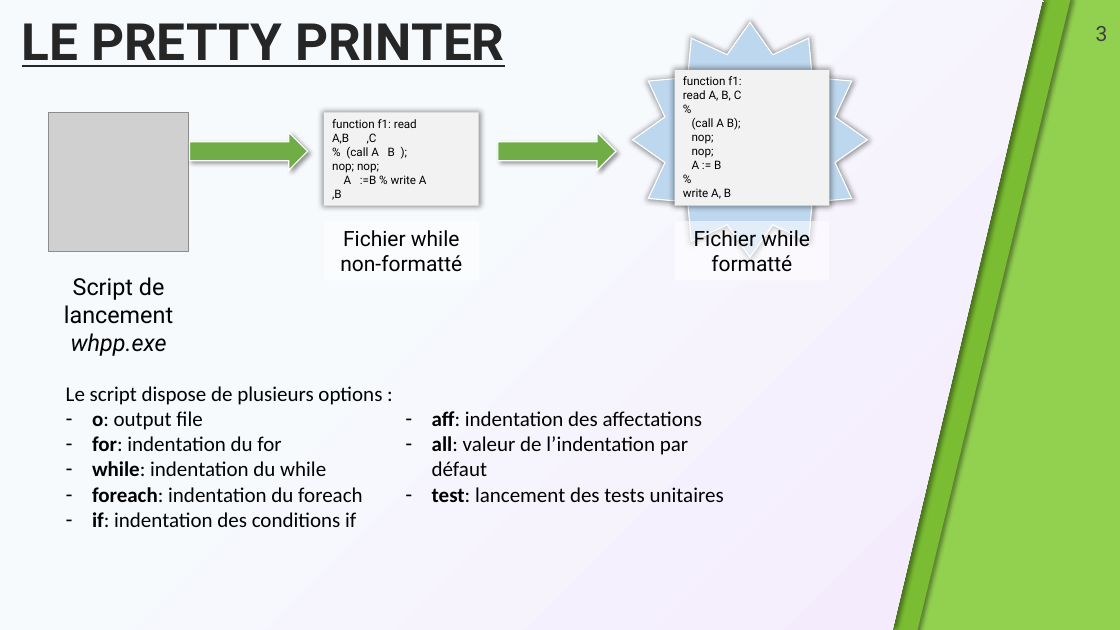
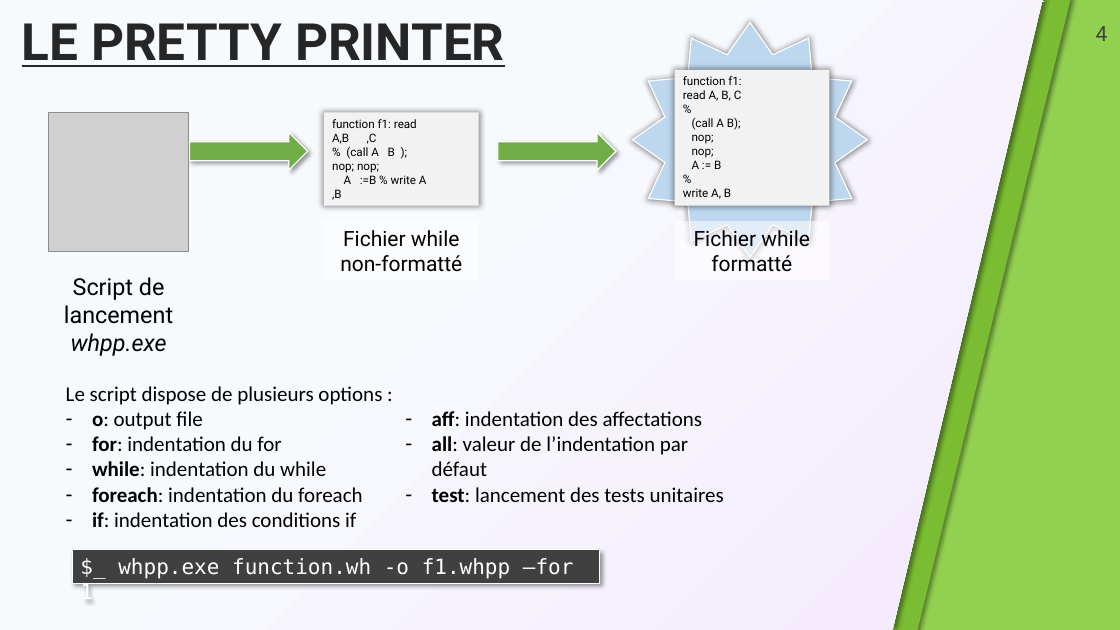
Before and after one commit to Kapcash/Compilation, a slide deck: slide 4 of Documents/Présentation/Demo_Finale.pptx (slide 3 before the commit). Drawn at 1120x630 pixels with LibreOffice and Linux fonts; fonts in the diff are those of the drawing; grey boxes stand for pictures; background and template pictures are left out. Boxes give left, top, right and bottom in pixels: in the first picture for what was removed or moved away, otherwise in the second. Text is boxed around its words. In the diff, an @@ line names an element or a change of style, - is before the commit and + after.

```diff
--- a/Documents/Présentation/Demo_Finale.pptx
+++ b/Documents/Présentation/Demo_Finale.pptx
@@ page number at [1096, 26, 1108, 41]: text changed @@
-3
+4
@@ rectangle added at [72, 549, 600, 583], fill #404040, outline #FFFFFF 0.75 pt, 18 pt, text #FFFFFF @@
+$_ whpp.exe function.wh -o f1.whpp –for 1
```
Also in this commit, not shown: 3 other slides changed, 4 slides added, 4 other files.
